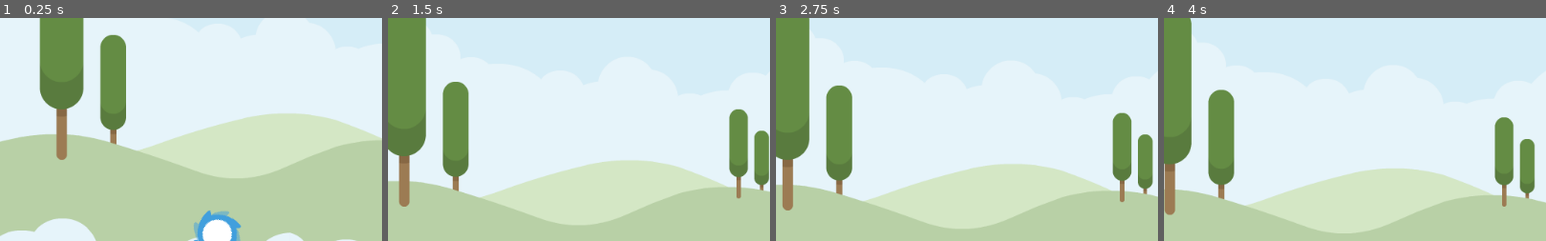
Above: before the commit, frames 1-4 (left to right).
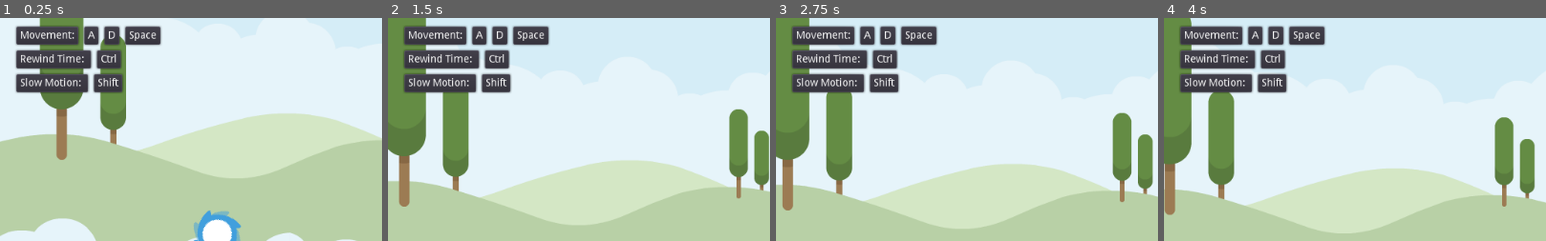
Above: after the commit, the same moments.

Repository: renanstn/godot-lab
Game: Godot game, scene res://Scenes/Test.tscn
Same seed, same stepped clock (60 frames per second), same inputs: the game is played once before the commit and once after it.
Inputs (mouse positions are % of the whole screen's width and height, from its top left):
- Up to frame 1 (0.25 s): no input
- Up to frame 2 (1.5 s): move the mouse to (72, 45) at 0.52 s; hold Ctrl (rewind_time) 0.53-1.28 s; hold D (mv_right) from 0.53 s (still down); tap Space (jump) at 0.77 s; move the mouse to (30, 55) at 1.27 s; tap Shift (slow_motion) at 1.35 s
- Up to frame 3 (2.75 s): tap Space (jump) at 1.52 s; move the mouse to (60, 28) at 2.02 s; release D (mv_right) at 2.03 s; hold A (mv_left) from 2.03 s (still down); hold Ctrl (rewind_time) from 2.03 s (still down)
- Up to frame 4 (4 s): move the mouse to (45, 70) at 2.77 s; release A (mv_left) at 2.78 s; release Ctrl (rewind_time) at 2.78 s; hold D (mv_right) from 2.78 s (still down); tap Shift (slow_motion) at 2.85 s; tap Space (jump) at 3.02, 3.77 s; move the mouse to (80, 65) at 3.52 s; hold Ctrl (rewind_time) from 3.53 s (still down)
The pictures show only the part of the screen within x 0-50%, y 2-52%; the shares and areas given below are measured in that part.

The runs differ from the first frame. In frame 1, 8.0% of the frame differs, in the area x 4-43%, y 3-34%; in frame 2, 8.0%; in frame 3, 8.0%; in frame 4, 8.0%.

Commit message:
Criado pequena GUI

Diff:
--- /dev/null
+++ b/src/Scenes/GUI.tscn
@@ -0,0 +1,125 @@
+[gd_scene format=2]
+
+[node name="GUI" type="MarginContainer"]
+margin_left = 20.0
+margin_top = 20.0
+margin_right = 82.0
+margin_bottom = 40.0
+
+[node name="VBoxContainer" type="VBoxContainer" parent="."]
+margin_right = 197.0
+margin_bottom = 92.0
+
+[node name="Move" type="HBoxContainer" parent="VBoxContainer"]
+editor/display_folded = true
+margin_right = 197.0
+margin_bottom = 28.0
+
+[node name="PanelContainer" type="PanelContainer" parent="VBoxContainer/Move"]
+editor/display_folded = true
+margin_right = 87.0
+margin_bottom = 28.0
+
+[node name="Label" type="Label" parent="VBoxContainer/Move/PanelContainer"]
+margin_left = 7.0
+margin_top = 7.0
+margin_right = 80.0
+margin_bottom = 21.0
+text = "Movement:"
+
+[node name="PanelContainer2" type="PanelContainer" parent="VBoxContainer/Move"]
+editor/display_folded = true
+margin_left = 91.0
+margin_right = 114.0
+margin_bottom = 28.0
+
+[node name="Label" type="Label" parent="VBoxContainer/Move/PanelContainer2"]
+margin_left = 7.0
+margin_top = 7.0
+margin_right = 16.0
+margin_bottom = 21.0
+text = "A"
+
+[node name="PanelContainer3" type="PanelContainer" parent="VBoxContainer/Move"]
+editor/display_folded = true
+margin_left = 118.0
+margin_right = 142.0
+margin_bottom = 28.0
+
+[node name="Label" type="Label" parent="VBoxContainer/Move/PanelContainer3"]
+margin_left = 7.0
+margin_top = 7.0
+margin_right = 17.0
+margin_bottom = 21.0
+text = "D"
+
+[node name="PanelContainer4" type="PanelContainer" parent="VBoxContainer/Move"]
+editor/display_folded = true
+margin_left = 146.0
+margin_right = 197.0
+margin_bottom = 28.0
+
+[node name="Label" type="Label" parent="VBoxContainer/Move/PanelContainer4"]
+margin_left = 7.0
+margin_top = 7.0
+margin_right = 44.0
+margin_bottom = 21.0
+text = "Space"
+
+[node name="Rewind" type="HBoxContainer" parent="VBoxContainer"]
+editor/display_folded = true
+margin_top = 32.0
+margin_right = 197.0
+margin_bottom = 60.0
+
+[node name="PanelContainer" type="PanelContainer" parent="VBoxContainer/Rewind"]
+margin_right = 104.0
+margin_bottom = 28.0
+
+[node name="Rewind Time" type="Label" parent="VBoxContainer/Rewind/PanelContainer"]
+margin_left = 7.0
+margin_top = 7.0
+margin_right = 97.0
+margin_bottom = 21.0
+text = "Rewind Time: "
+
+[node name="PanelContainer2" type="PanelContainer" parent="VBoxContainer/Rewind"]
+margin_left = 108.0
+margin_right = 144.0
+margin_bottom = 28.0
+
+[node name="Ctrl" type="Label" parent="VBoxContainer/Rewind/PanelContainer2"]
+margin_left = 7.0
+margin_top = 7.0
+margin_right = 29.0
+margin_bottom = 21.0
+text = "Ctrl"
+
+[node name="Slow" type="HBoxContainer" parent="VBoxContainer"]
+editor/display_folded = true
+margin_top = 64.0
+margin_right = 197.0
+margin_bottom = 92.0
+
+[node name="PanelContainer2" type="PanelContainer" parent="VBoxContainer/Slow"]
+margin_right = 100.0
+margin_bottom = 28.0
+
+[node name="Slow Motion" type="Label" parent="VBoxContainer/Slow/PanelContainer2"]
+margin_left = 7.0
+margin_top = 7.0
+margin_right = 93.0
+margin_bottom = 21.0
+text = "Slow Motion: "
+
+[node name="PanelContainer" type="PanelContainer" parent="VBoxContainer/Slow"]
+margin_left = 104.0
+margin_right = 146.0
+margin_bottom = 28.0
+
+[node name="Shift" type="Label" parent="VBoxContainer/Slow/PanelContainer"]
+margin_left = 7.0
+margin_top = 7.0
+margin_right = 35.0
+margin_bottom = 21.0
+text = "Shift"
--- a/src/Scenes/Test.tscn
+++ b/src/Scenes/Test.tscn
@@ -6,6 +6,7 @@
 [ext_resource path="res://Backgrounds/clouds1.png" type="Texture" id=4]
 [ext_resource path="res://Scenes/SlowMotion.tscn" type="PackedScene" id=5]
 [ext_resource path="res://Scenes/Rewinder.tscn" type="PackedScene" id=6]
+[ext_resource path="res://Scenes/GUI.tscn" type="PackedScene" id=7]
 
 [node name="Node2D" type="Node2D"]
 
@@ -44,3 +45,9 @@
 
 [node name="Rewinder" parent="." instance=ExtResource( 6 )]
 path_player = NodePath("../Player")
+
+[node name="GUI" type="CanvasLayer" parent="."]
+
+[node name="GUI" parent="GUI" instance=ExtResource( 7 )]
+margin_right = 217.0
+margin_bottom = 112.0
Not shown: 1 places in src/Scenes/Test.tscn that only renumber resources
